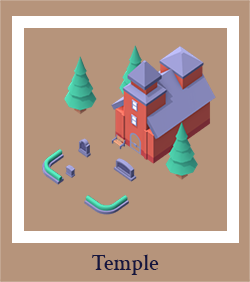
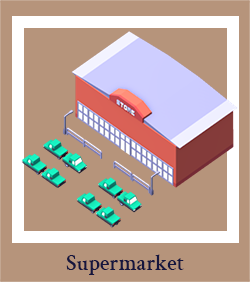
Layers edited between the first and the second 250px x 282px image:
added group "Supermarket" with 3 layers above "Temple" over [21, 31, 237, 275]
added layer "supermarket" in group "Supermarket" over [21, 31, 237, 228]
added layer "Rectangle 1" (1st of 5, in "Supermarket") in group "Supermarket" over [21, 31, 237, 228]
added layer "Label" (1st of 2, in "Supermarket") in group "Supermarket" over [66, 254, 184, 275]
hid group "Church" (3 layers) over [21, 31, 237, 275]
